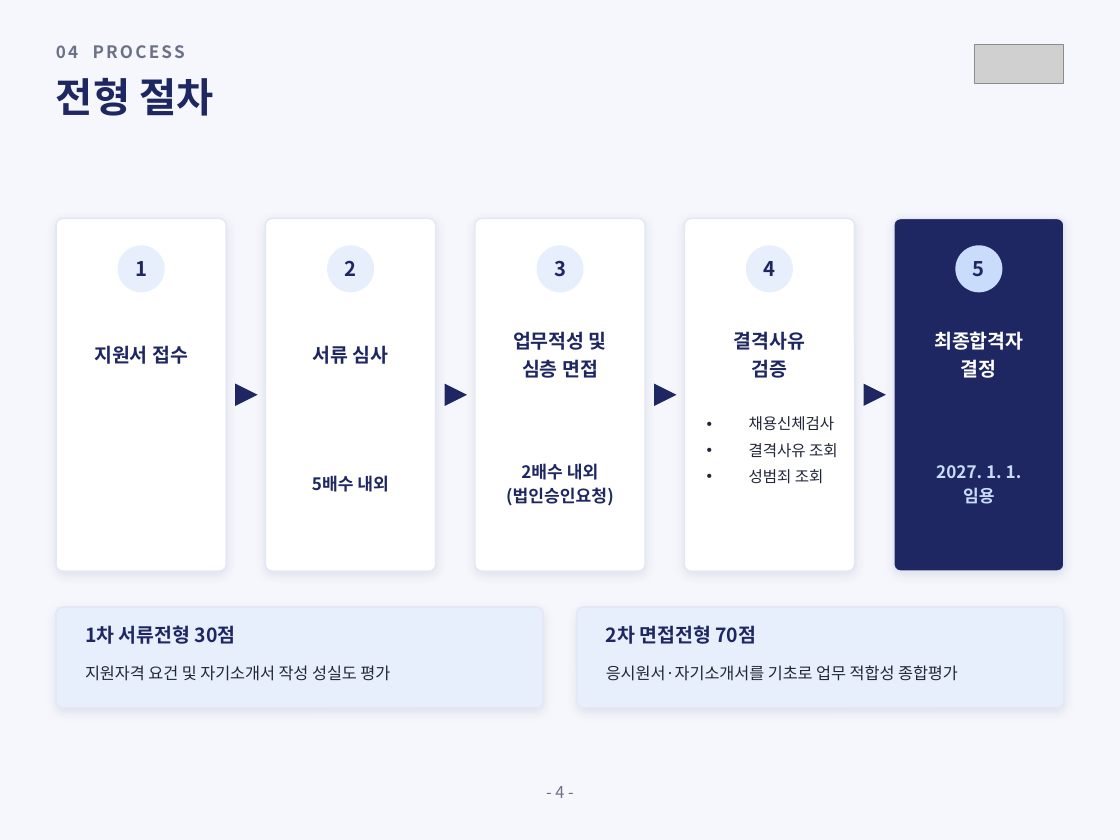
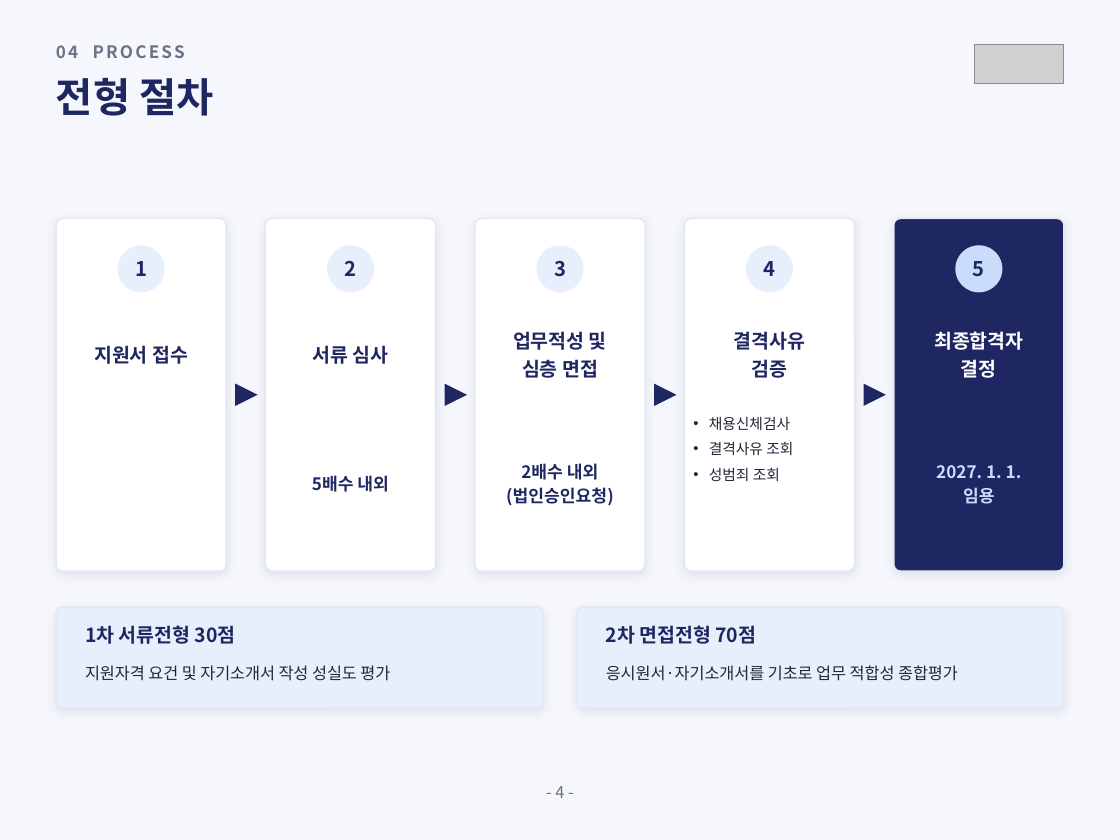
Before and after one commit to sogood459-max/miracle-guy, a slide deck: slide 5 of docs/2027년_사무직원_채용계획안.pptx. Drawn at 1120x840 pixels with LibreOffice and Linux fonts; fonts in the diff are those of the drawing; grey boxes stand for pictures. Boxes give left, top, right and bottom in pixels: in the first picture for what was removed or moved away, otherwise in the second. Text is boxed around its words. In the diff, an @@ line names an element or a change of style, - is before the commit and + after.

```diff
--- a/docs/2027년_사무직원_채용계획안.pptx
+++ b/docs/2027년_사무직원_채용계획안.pptx
@@ text "채용신체검사": place and size @@
-text "채용신체검사" at [749,416,838,484]
+text "채용신체검사" at [709,416,793,481]
@@ text "채용신체검사" at [709,416,793,481]: size 10 to 9.5 pt; indent changed @@
```
Also in this commit, not shown: 1 other slide changed, 1 other file.
